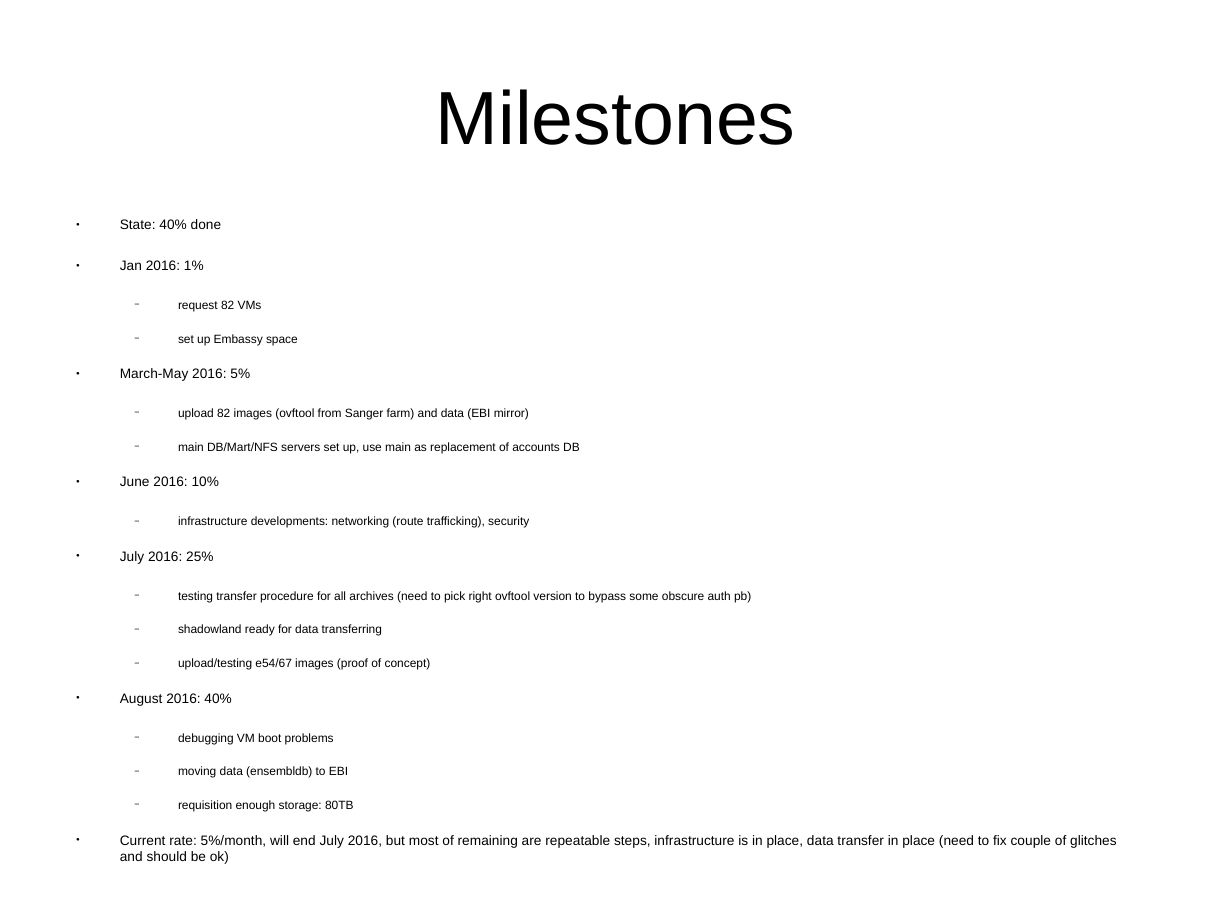
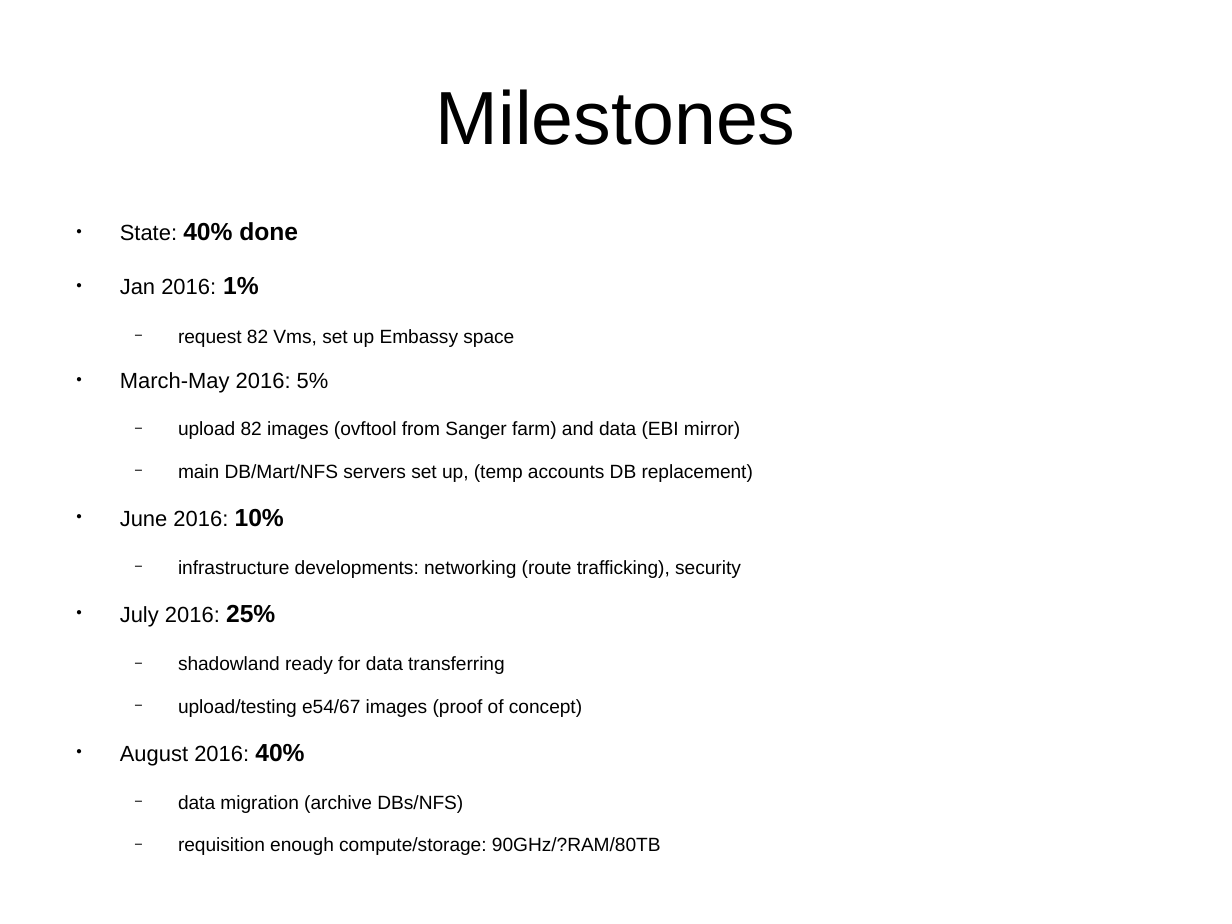
Before and after one commit to avullo/ensembl-migration-pm, a slide deck: slide 20 of data-review-10-16/talk.odp. Drawn at 1232x924 pixels with LibreOffice and Linux fonts; fonts in the diff are those of the drawing; background and template pictures are left out. Boxes give left, top, right and bottom in pixels: in the first picture for what was removed or moved away, otherwise in the second. Text is boxed around its words. In the diff, an @@ line names an element or a change of style, - is before the commit and + after.

```diff
--- a/data-review-10-16/talk.odp
+++ b/data-review-10-16/talk.odp
@@ text at (120,222,741,765): size 8 to 12.8 pt in "State:", "Jan 2016:", "March-May 2016: 5%", "June 2016:" and 2 more places; size 8 to 14.4 pt, bold on in "40% done", "1%", "10%", "25%" and 1 more places; size 7 to 11.2 pt in "upload 82 images (ovftool from Sanger farm) ...", "infrastructure developments: networking (route trafficking), ...", "shadowland ready for data transferring", "upload/testing e54/67 images (proof of concept)" @@
@@ text at (178,300,298,345): text changed; size 7 to 11.2 pt @@
-  − request 82 VMs
-  − set up Embassy space
+  − request 82 Vms, set up Embassy space
@@ text at (178,464,753,482): text changed; size 7 to 11.2 pt @@
-  − main DB/Mart/NFS servers set up, use main as replacement of accounts DB
+  − main DB/Mart/NFS servers set up, (temp accounts DB replacement)
@@ text at (178,591,751,602): paragraph removed @@
-  − testing transfer procedure for all archives (need to pick right ovftool version to bypass some obscure auth pb)
@@ text at (178,795,661,855): text changed; size 8 to 11.2 pt @@
-  − debugging VM boot problems
-  − moving data (ensembldb) to EBI
-  − requisition enough storage: 80TB
-● Current rate: 5%/month, will end July 2016, but most of remaining are repeatable steps, infrastructure is in place, data transfer in place (need to fix couple of glitches and should be ok)
+  − data migration (archive DBs/NFS)
+  − requisition enough compute/storage: 90GHz/?RAM/80TB
```
Also in this commit, not shown: 9 other slides changed, 3 slides added, 1 slide removed.
